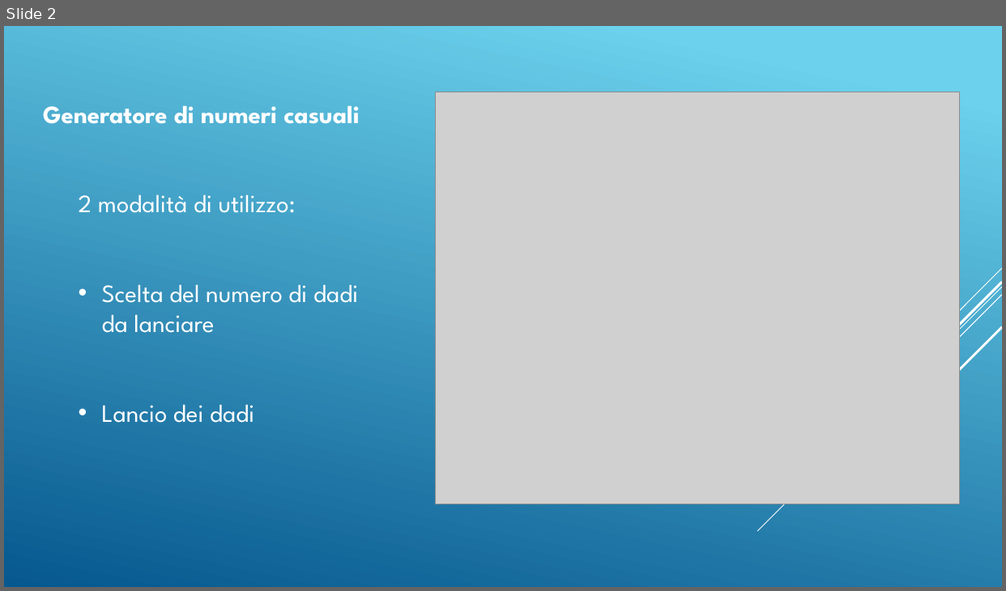
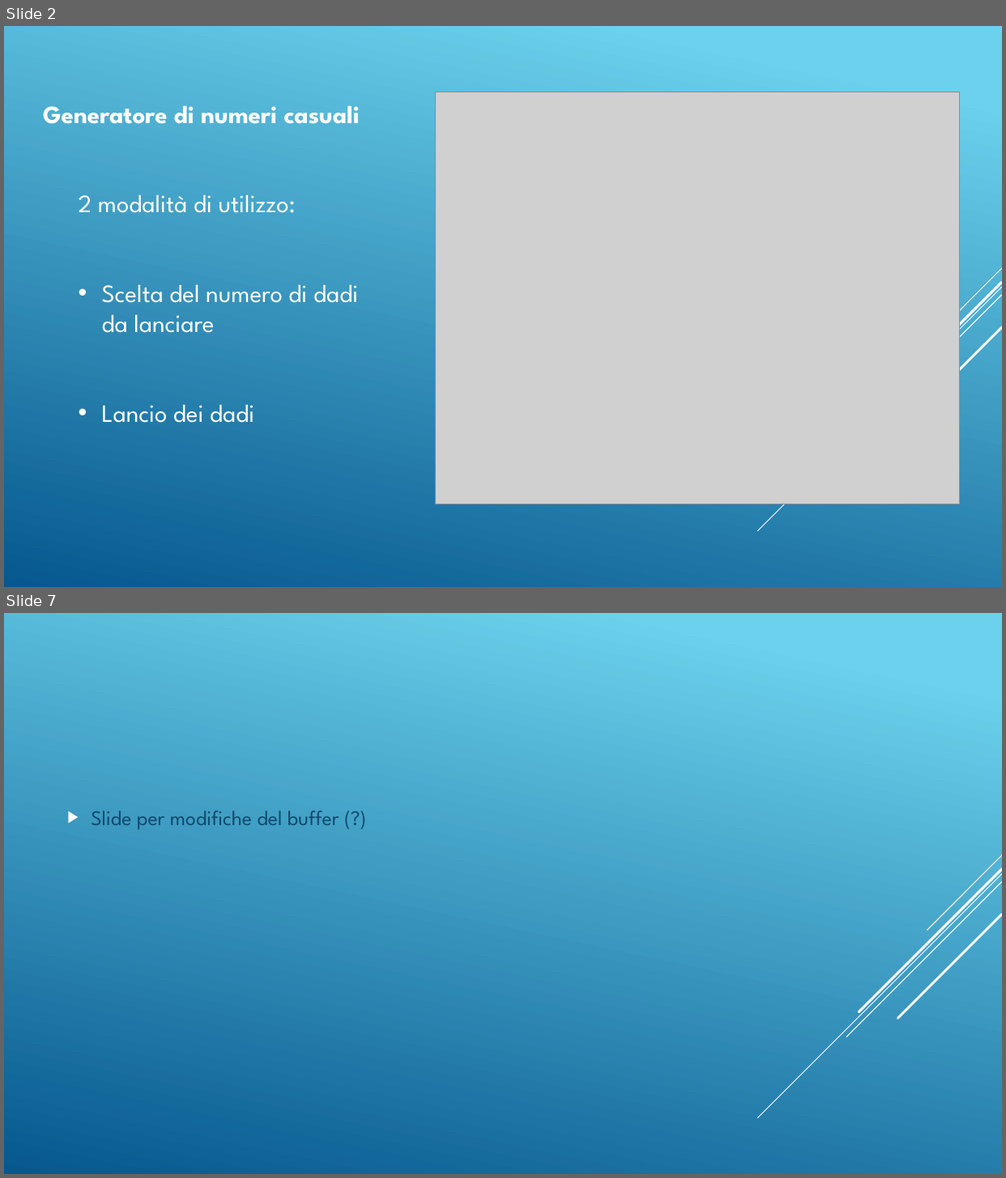
Before and after one commit to DaddaOperator/STM-Micro-Exercises-PLSD-, a slide deck: PresentazioneOfficial.pptx. Shown one above the other, each under a label of ours: slide 2 before the commit, slides 2 and 7 after it; the slides between them are not shown. The pictures are 1006x591 and 1006x1178 pixels, drawn with LibreOffice and Linux fonts; fonts in the diff are those of the drawing; grey boxes stand for pictures. Boxes give left, top, right and bottom in pixels: in the first picture for what was removed or moved away, otherwise in the second. Text is boxed around its words. In the diff, an @@ line names an element or a change of style, - is before the commit and + after.

```diff
--- a/PresentazioneOfficial.pptx
+++ b/PresentazioneOfficial.pptx
@@ slide 7 added at [4, 613, 1002, 1174], background gradient #6ED2EB to #06588E; not listed: 5 template elements that a slide beside it also shows @@
@@ text added at [91, 811, 339, 829], 20 pt, text #0F496F @@
+▶ Slide per modifiche del buffer (?)
```
Also in this commit, not shown: 5 other slides added.
